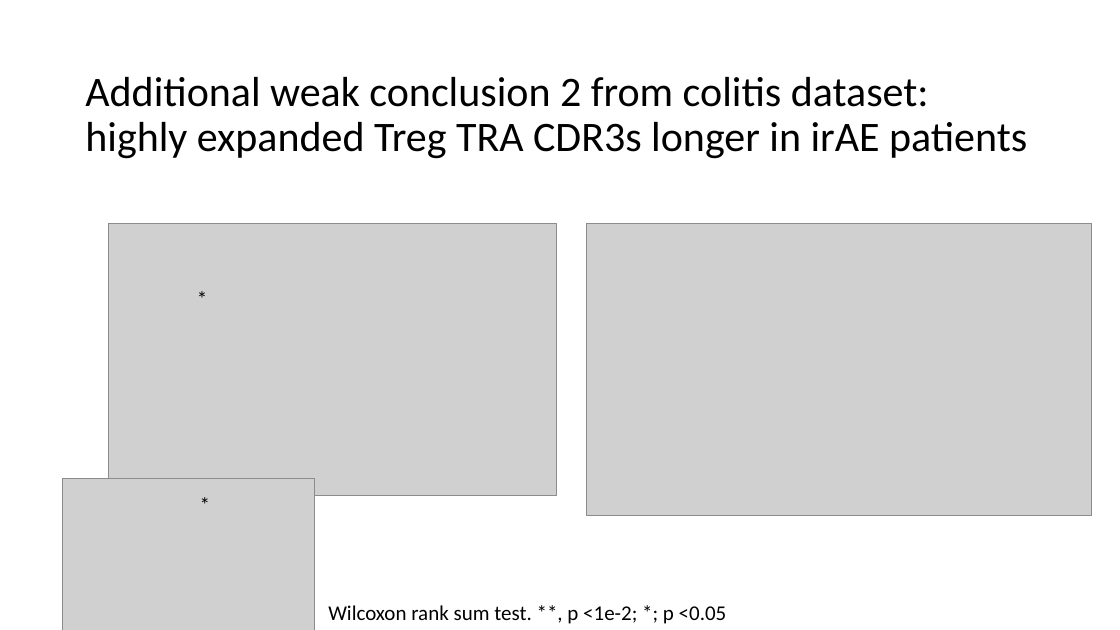
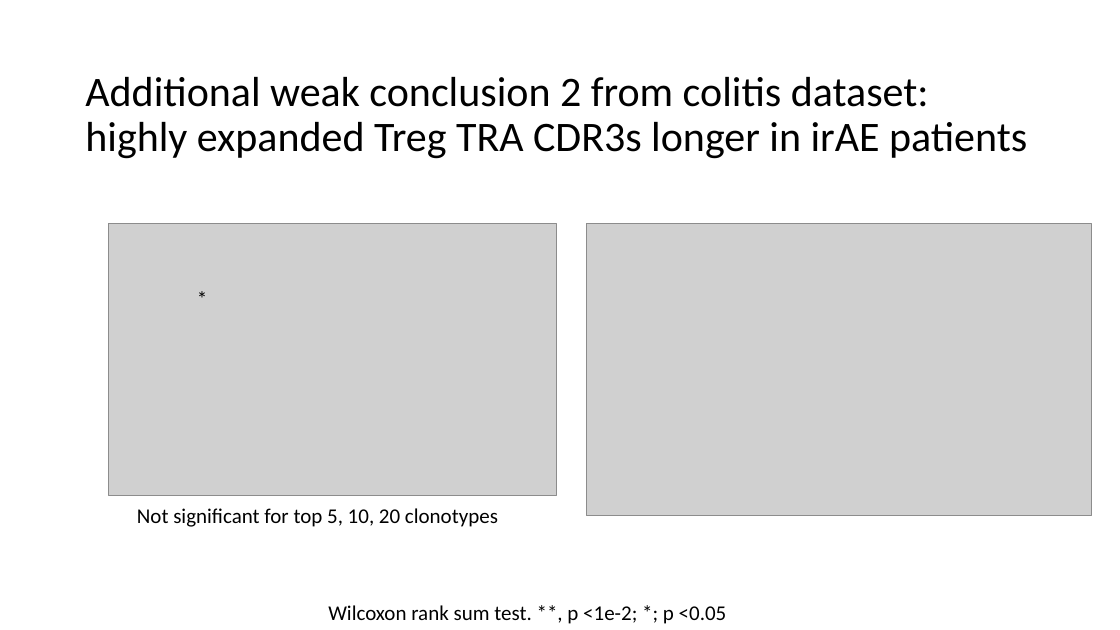
Before and after one commit to tybottorff/bottorffdocs, a slide deck: slide 17 of linsley_postdoc/presentations/weekly_meetings/1_4_24.pptx (slide 16 before the commit). Drawn at 1120x630 pixels with LibreOffice and Linux fonts; fonts in the diff are those of the drawing; grey boxes stand for pictures. Boxes give left, top, right and bottom in pixels: in the first picture for what was removed or moved away, otherwise in the second. Text is boxed around its words. In the diff, an @@ line names an element or a change of style, - is before the commit and + after.

```diff
--- a/linsley_postdoc/presentations/weekly_meetings/1_4_24.pptx
+++ b/linsley_postdoc/presentations/weekly_meetings/1_4_24.pptx
@@ picture removed at (62, 478, 315, 630) @@
@@ text added at (137, 508, 498, 527), 18 pt, text #000000 @@
+Not significant for top 5, 10, 20 clonotypes
@@ text removed at (192, 487, 243, 521) @@
-*
```
Also in this commit, not shown: 9 other slides changed, 4 slides added, 3 slides removed.
